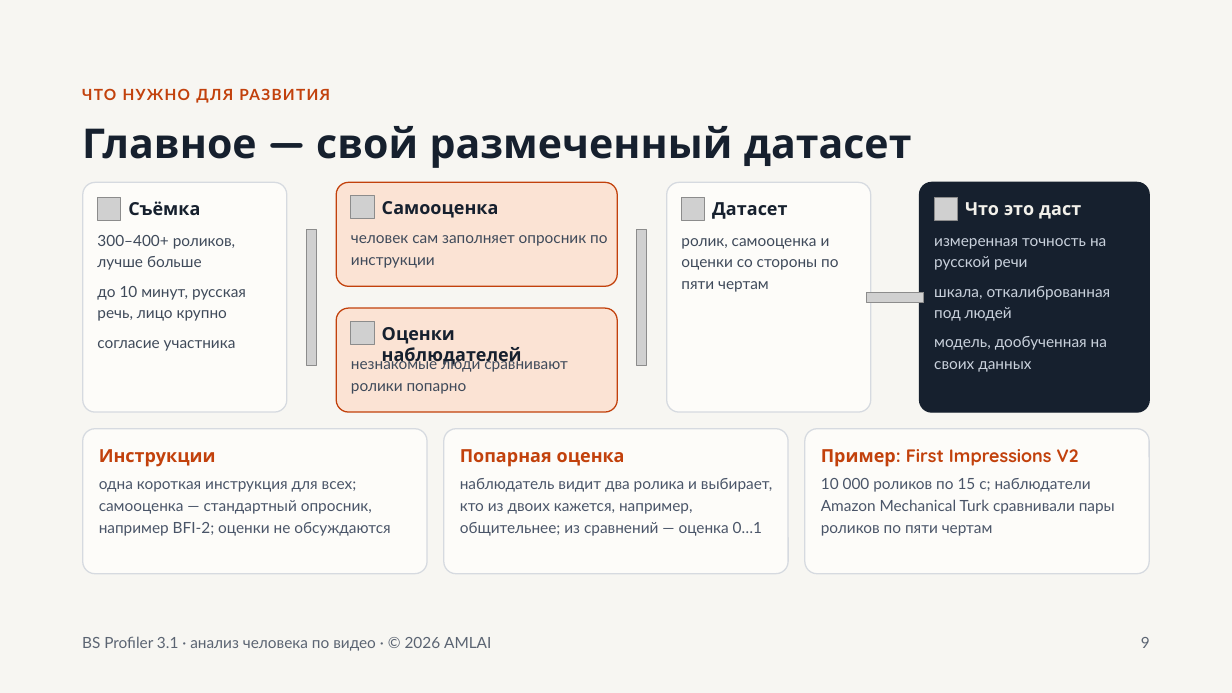
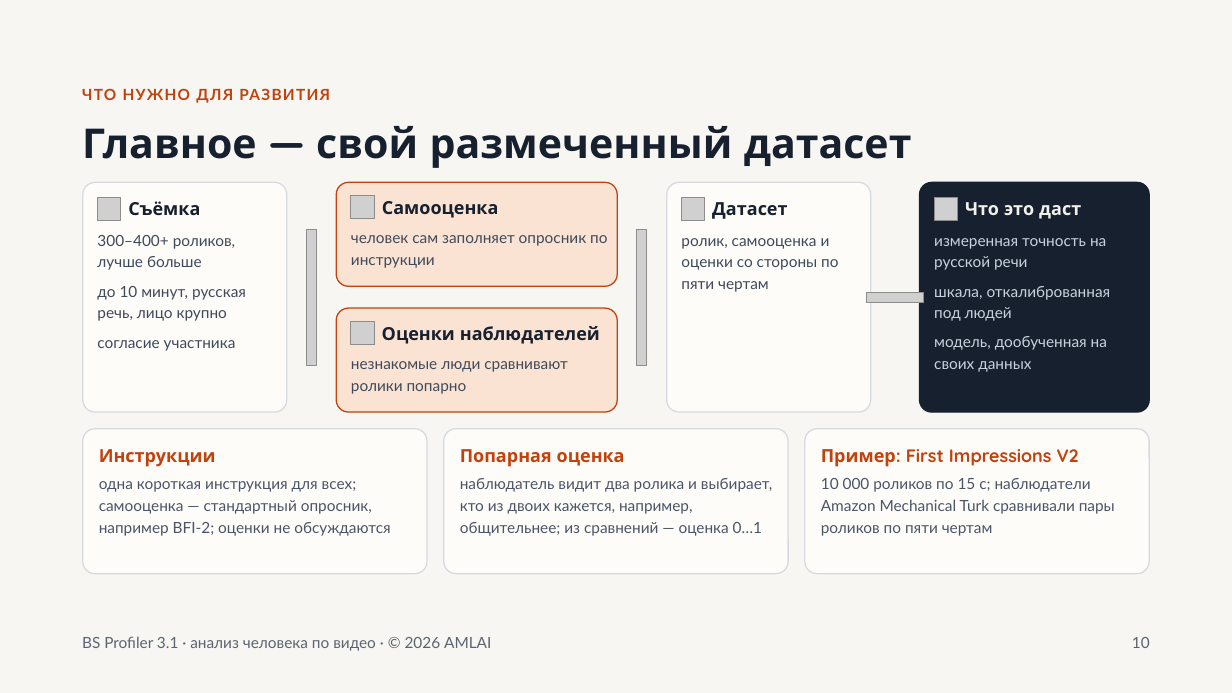
Before and after one commit to AML1969/bigfive-video, a slide deck: slide 10 of bs3-studio/docs/BS_Profiler_3.1_презентация.pptx (slide 9 before the commit). Drawn at 1232x693 pixels with LibreOffice and Linux fonts; fonts in the diff are those of the drawing; grey boxes stand for pictures; background and template pictures are left out. Boxes give left, top, right and bottom in pixels: in the first picture for what was removed or moved away, otherwise in the second. Text is boxed around its words. In the diff, an @@ line names an element or a change of style, - is before the commit and + after.

```diff
--- a/bs3-studio/docs/BS_Profiler_3.1_презентация.pptx
+++ b/bs3-studio/docs/BS_Profiler_3.1_презентация.pptx
@@ text "Оценки наблюдателей" rewrapped from (x1=382, y1=327, x2=522, y2=367) to (x1=382, y1=326, x2=600, y2=344) @@
@@ text at (x1=1132, y1=637, x2=1150, y2=648): text changed @@
-9
+10
```
Also in this commit, not shown: 9 other slides changed, 1 slide added.
